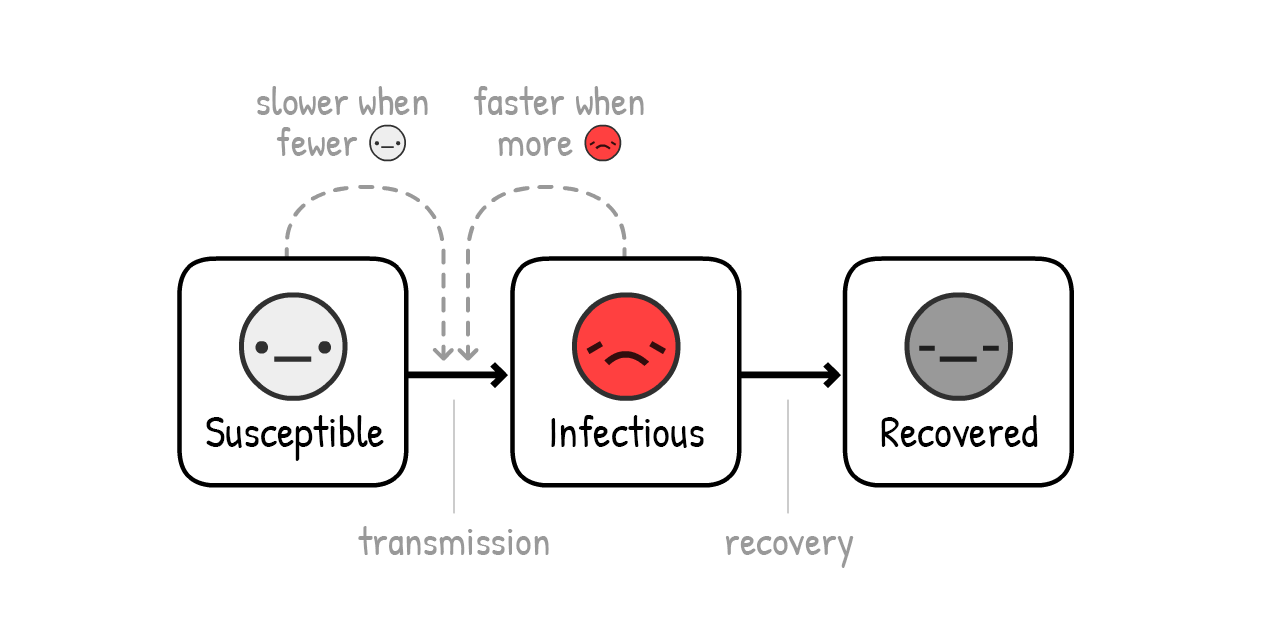
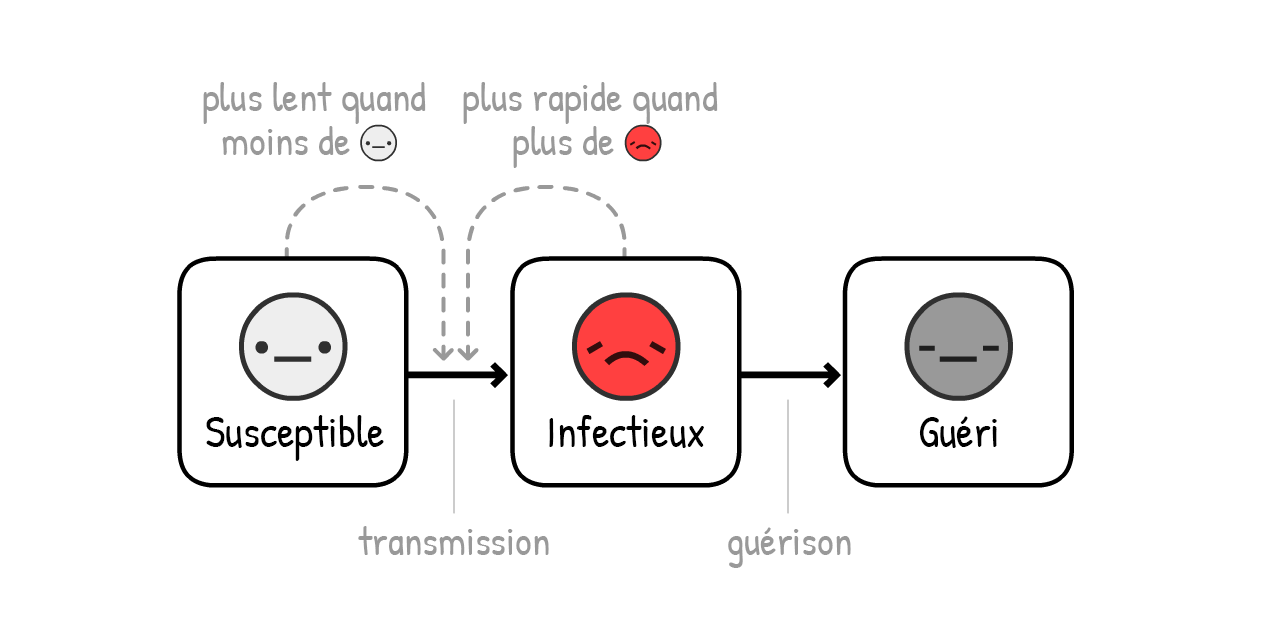
Two versions of the same layered image (1280x640). Layer-by-layer changes:
renamed "slower when" to "plus lent quand", painted on it over left=203, top=82, right=428, bottom=124
removed layer "fewer" over left=276, top=127, right=358, bottom=156
added group "Groupe 1" with 2 layers above "plus rapide quand" over left=222, top=121, right=404, bottom=162
added layer "moins de" in group "Groupe 1" over left=222, top=126, right=350, bottom=155
added layer "Calque 3" in group "Groupe 1" over left=352, top=121, right=404, bottom=162
renamed "faster when" to "plus rapide quand", painted on it over left=463, top=82, right=718, bottom=124
removed layer "more" over left=498, top=137, right=573, bottom=156
added group "Groupe 2" with 2 layers above "transmission" over left=513, top=122, right=662, bottom=168
added layer "plus de" in group "Groupe 2" over left=513, top=126, right=614, bottom=168
added layer "Calque 2" in group "Groupe 2" over left=618, top=122, right=662, bottom=162
renamed "recovery" to "guérison", painted on it over left=725, top=527, right=854, bottom=568
renamed "Infectious" to "Infectieux", painted on it over left=549, top=415, right=704, bottom=448
renamed "Recovered" to "Guéri", painted on it over left=881, top=415, right=1038, bottom=448
painted on "Calque 1" over left=369, top=124, right=622, bottom=162
